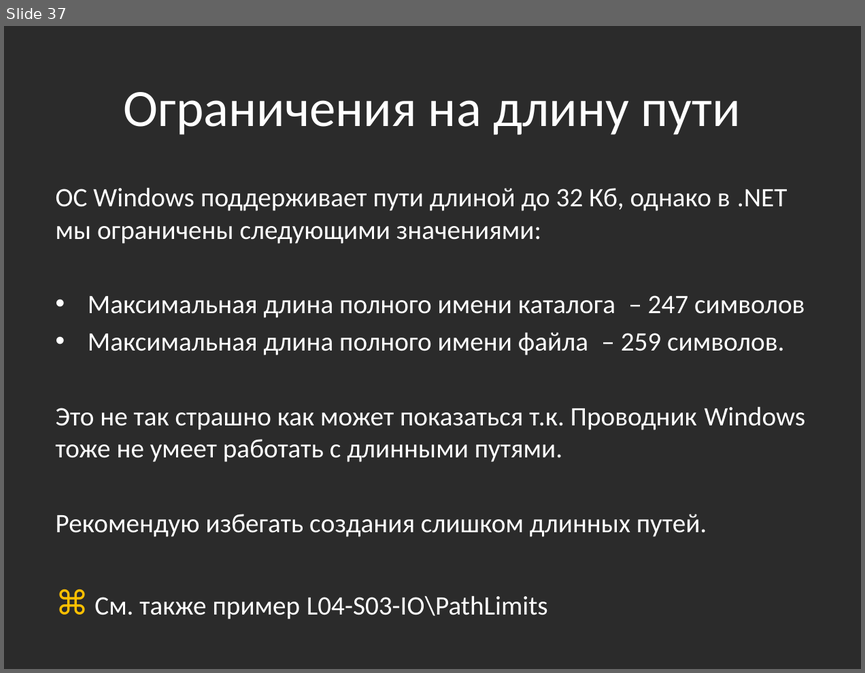
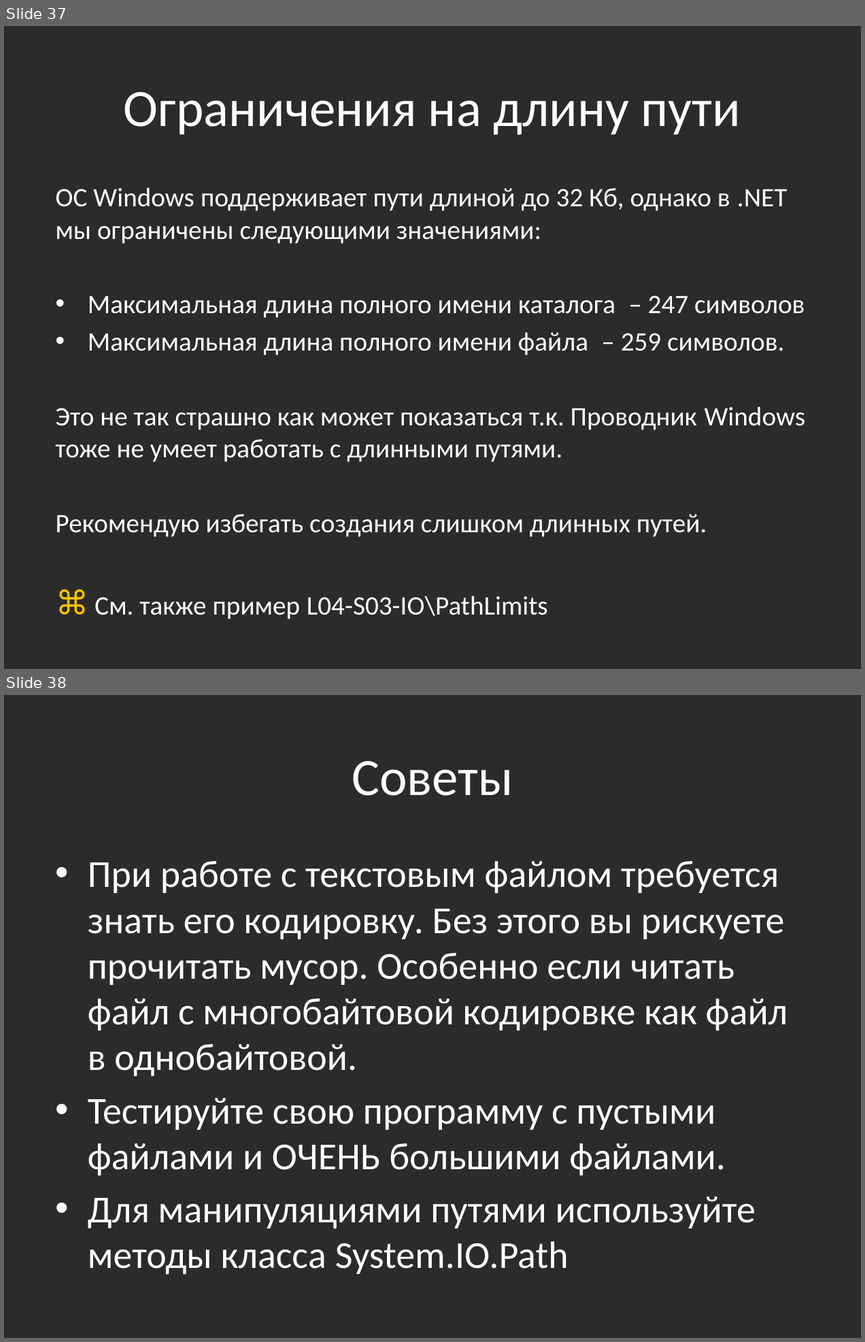
Before and after one commit to bazile/Training, a slide deck: Presentation/lesson-04-io.pptx. Shown one above the other, each under a label of ours: slide 37 before the commit, slides 37 and 38 after it. The pictures are 865x673 and 865x1342 pixels, drawn with LibreOffice and Linux fonts; fonts in the diff are those of the drawing; background and template pictures are left out; a plain dark background stands for a picture behind light text. Boxes give left, top, right and bottom in pixels: in the first picture for what was removed or moved away, otherwise in the second. Text is boxed around its words. In the diff, an @@ line names an element or a change of style, - is before the commit and + after.

```diff
--- a/Presentation/lesson-04-io.pptx
+++ b/Presentation/lesson-04-io.pptx
@@ slide 38 added at (x1=4, y1=695, x2=861, y2=1338), background picture (left out) @@
@@ title added at (x1=351, y1=761, x2=513, y2=796), 44 pt, text #FFFFFF @@
+Советы
@@ text added at (x1=88, y1=861, x2=788, y2=1274), 32 pt, text #FFFFFF @@
+• При работе с текстовым файлом требуется знать его кодировку. Без этого вы рискуете прочитать мусор. Особенно если читать файл с многобайтовой кодировке как файл в однобайтовой.
+• Тестируйте свою программу с пустыми файлами и ОЧЕНЬ большими файлами.
+• Для манипуляциями путями используйте методы класса System.IO.Path
```
Also in this commit, not shown: 1 slide changed, 1 other slide added, 1 other file.
